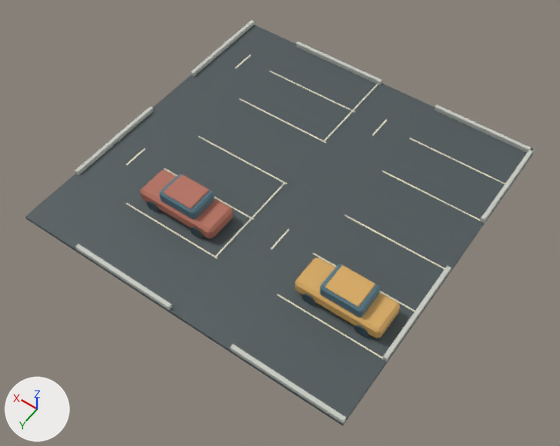
What one commit did to the Blender file assets/facilities/parking-medium-4x4/facility.blend.
One viewpoint serves both versions: a 50 mm camera at (-12.7, 18.4, 26.0) aimed at (-0.7, 1.6, -0.5). Arrows for +X, +Y and +Z are at lower left; the lights stay in place. The picture after the commit comes second.

Names of what the first picture shows: 'Asphalt', 'Asphalt.001', 'Asphalt.002', 'Asphalt.003', 'OuterCurb', 'OuterCurb.001', 'OuterCurb.004', 'ParkedCarBody', 'ParkedCarBody.001', 'ParkedCarCabin', 'ParkedCarCabin.001', 'ParkedCarRoof', 'ParkedCarRoof.001', 'ParkedCarWheel', 'ParkedCarWheel.002', 'ParkedCarWheel.004', 'ParkedCarWheel.006' and 18 more.
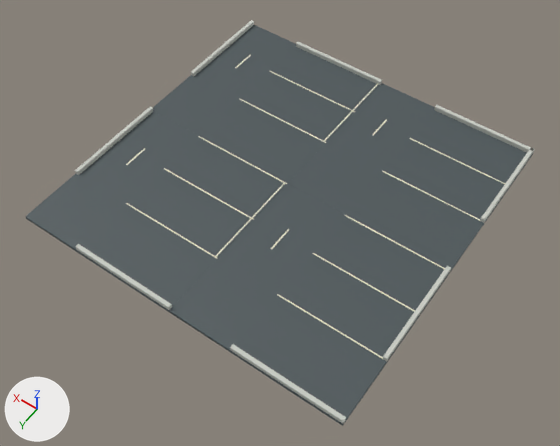
Location of each change, [x1, y1, x2, y2] in pixels of the pictures (560 x 446 px):
```json
{"object": "ParkedCarBody", "change": "deleted", "before": [295, 258, 400, 338], "on screen": "orange"}
{"object": "ParkedCarBody.001", "change": "deleted", "before": [141, 170, 233, 238], "on screen": "orange"}
{"object": "ParkedCarRoof", "change": "deleted", "before": [325, 266, 375, 306], "on screen": "orange"}
{"object": "ParkedCarRoof.001", "change": "deleted", "before": [163, 175, 209, 209]}
{"object": "ParkedCarCabin", "change": "deleted", "before": [320, 264, 380, 317], "on screen": "blue"}
{"object": "ParkedCarCabin.001", "change": "deleted", "before": [160, 174, 214, 219], "on screen": "blue"}
{"object": "ParkedCarWheel", "change": "deleted", "before": [354, 325, 369, 337]}
{"object": "ParkedCarWheel.002", "change": "deleted", "before": [302, 294, 316, 306]}
{"object": "ParkedCarWheel.004", "change": "deleted", "before": [191, 227, 204, 239]}
{"object": "ParkedCarWheel.006", "change": "deleted", "before": [147, 201, 160, 213]}
```

Scene script edits in JSON lines:
```json
{"op": "remove", "block": "ob_parkedcarbody", "code": ["ob_parkedcarbody = bpy.data.objects.new('ParkedCarBody', me_parkedcarbody)", "ob_parkedcarbody.parent = ob_facilityroot", "ob_parkedcarbody.location = (0.0, 0.0, 0.0)"]}
{"op": "remove", "block": "ob_parkedcarcabin", "code": ["ob_parkedcarcabin = bpy.data.objects.new('ParkedCarCabin', me_parkedcarcabin)", "ob_parkedcarcabin.parent = ob_facilityroot", "ob_parkedcarcabin.location = (0.0, 0.0, 0.0)"]}
{"op": "remove", "block": "ob_parkedcarroof", "code": ["ob_parkedcarroof = bpy.data.objects.new('ParkedCarRoof', me_parkedcarroof)", "ob_parkedcarroof.parent = ob_facilityroot", "ob_parkedcarroof.location = (0.0, 0.0, 0.0)"]}
{"op": "remove", "block": "ob_parkedcarwheel", "code": ["ob_parkedcarwheel = bpy.data.objects.new('ParkedCarWheel', me_parkedcarwheel)", "ob_parkedcarwheel.parent = ob_facilityroot", "ob_parkedcarwheel.location = (-6.6, 4.53, 0.38)"]}
{"op": "remove", "block": "ob_parkedcarwheel_002", "code": ["ob_parkedcarwheel_002 = bpy.data.objects.new('ParkedCarWheel.002', me_parkedcarwheel_002)", "ob_parkedcarwheel_002.parent = ob_facilityroot", "ob_parkedcarwheel_002.location = (-4.2, 4.53, 0.38)"]}
{"op": "remove", "block": "ob_parkedcarbody_001", "code": ["ob_parkedcarbody_001 = bpy.data.objects.new('ParkedCarBody.001', me_parkedcarbody_001)", "ob_parkedcarbody_001.parent = ob_facilityroot", "ob_parkedcarbody_001.location = (0.0, 0.0, 0.0)"]}
{"op": "remove", "block": "ob_parkedcarcabin_001", "code": ["ob_parkedcarcabin_001 = bpy.data.objects.new('ParkedCarCabin.001', me_parkedcarcabin_001)", "ob_parkedcarcabin_001.parent = ob_facilityroot", "ob_parkedcarcabin_001.location = (0.0, 0.0, 0.0)"]}
{"op": "remove", "block": "ob_parkedcarroof_001", "code": ["ob_parkedcarroof_001 = bpy.data.objects.new('ParkedCarRoof.001', me_parkedcarroof_001)", "ob_parkedcarroof_001.parent = ob_facilityroot", "ob_parkedcarroof_001.location = (0.0, 0.0, 0.0)"]}
{"op": "remove", "block": "ob_parkedcarwheel_004", "code": ["ob_parkedcarwheel_004 = bpy.data.objects.new('ParkedCarWheel.004', me_parkedcarwheel_004)", "ob_parkedcarwheel_004.parent = ob_facilityroot", "ob_parkedcarwheel_004.location = (1.4, 4.53, 0.38)"]}
{"op": "remove", "block": "ob_parkedcarwheel_006", "code": ["ob_parkedcarwheel_006 = bpy.data.objects.new('ParkedCarWheel.006', me_parkedcarwheel_006)", "ob_parkedcarwheel_006.parent = ob_facilityroot", "ob_parkedcarwheel_006.location = (3.8, 4.53, 0.38)"]}
```
